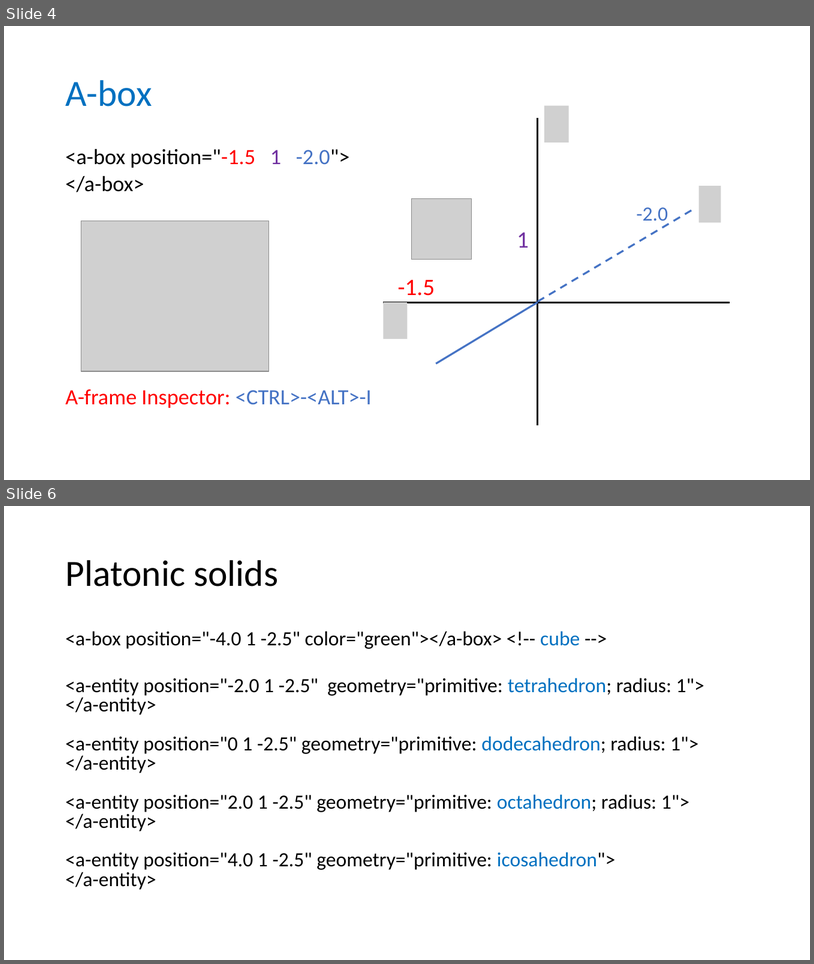
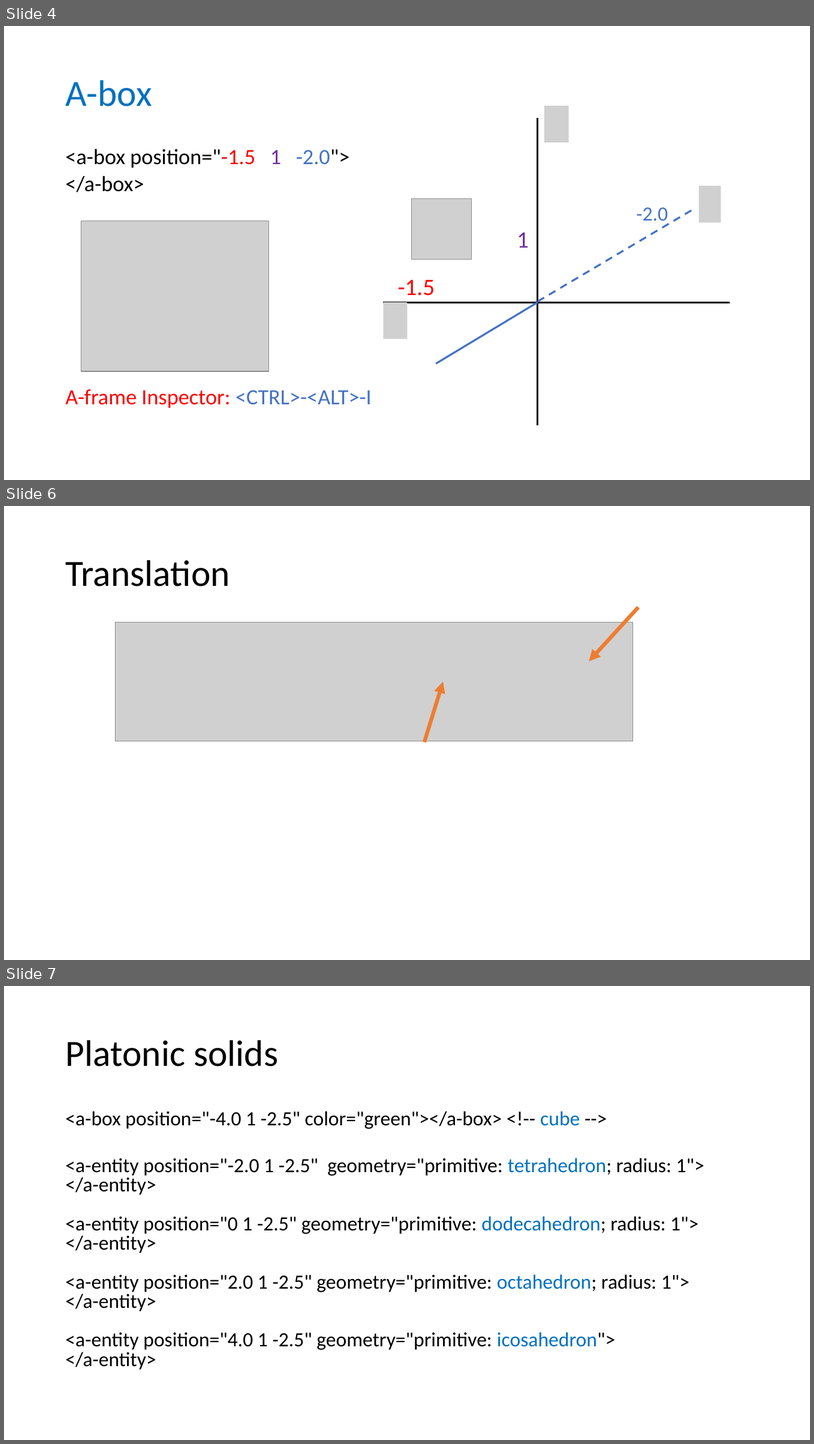
Before and after one commit to wonder-phil/UEMCON-2025, a slide deck: p04/A-frame-moving-geometric-objects.pptx. Shown one above the other, each under a label of ours: slides 4 and 6 before the commit, slides 4, 6 and 7 after it; the slides between them are not shown. The pictures are 814x964 and 814x1444 pixels, drawn with LibreOffice and Linux fonts; fonts in the diff are those of the drawing; grey boxes stand for pictures. Boxes give left, top, right and bottom in pixels: in the first picture for what was removed or moved away, otherwise in the second. Text is boxed around its words. In the diff, an @@ line names an element or a change of style, - is before the commit and + after.

```diff
--- a/p04/A-frame-moving-geometric-objects.pptx
+++ b/p04/A-frame-moving-geometric-objects.pptx
@@ slide 6 added at (x1=4, y1=506, x2=810, y2=960), background #FFFFFF @@
@@ title added at (x1=65, y1=560, x2=230, y2=586), 44 pt, text #000000 @@
+Translation
@@ arrow added from (639, 607) to (590, 661), #ED7D31 4.5 pt @@
@@ picture added at (x1=116, y1=622, x2=633, y2=741) @@
@@ arrow added from (425, 742) to (443, 681), #ED7D31 4.5 pt @@
@@ what was slide 6 is now slide 7 @@
```
Also in this commit, not shown: 3 slides changed, 2 other slides added, 20 other files.
